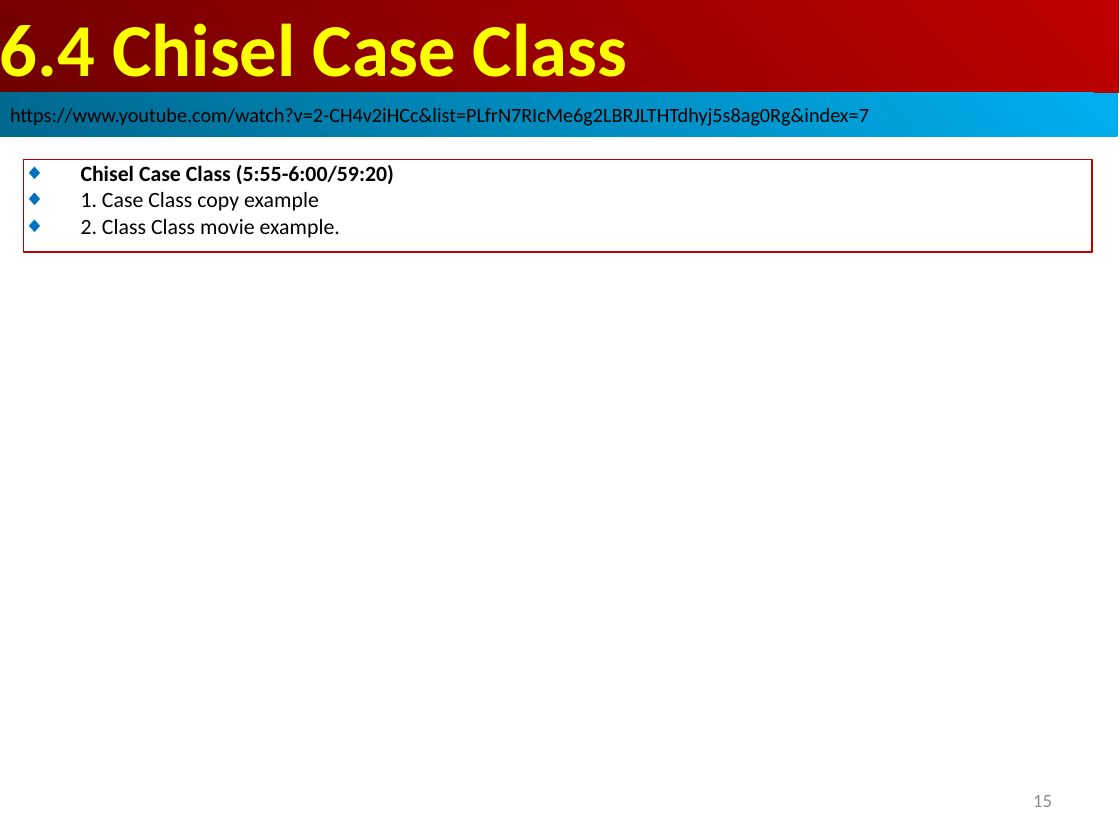
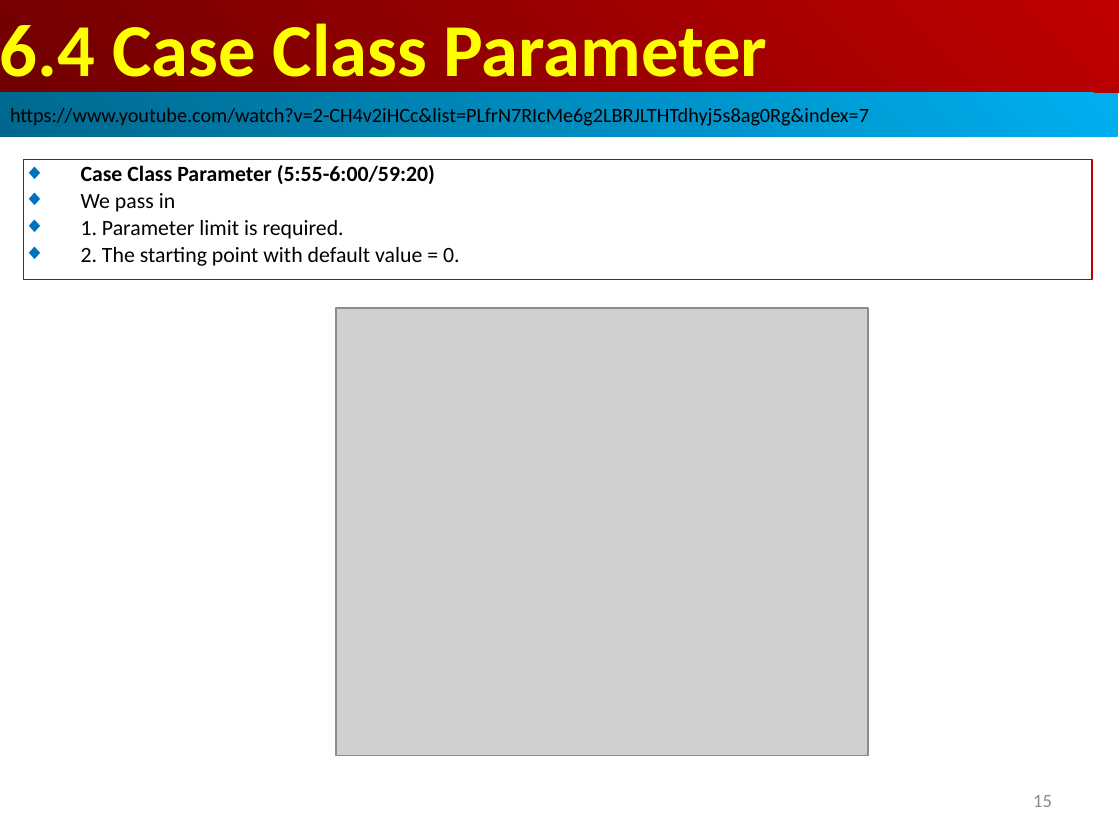
Before and after one commit to peterhchen/AIU_CS800_Chisel, a slide deck: slide 15 of 500_UCSC_HWD/007_Decoup/000_Video/007.Decoup.ppt. Drawn at 1120x840 pixels with LibreOffice and Linux fonts; fonts in the diff are those of the drawing; grey boxes stand for pictures. Boxes give left, top, right and bottom in pixels: in the first picture for what was removed or moved away, otherwise in the second. Text is boxed around its words. In the diff, an @@ line names an element or a change of style, - is before the commit and + after.

```diff
--- a/500_UCSC_HWD/007_Decoup/000_Video/007.Decoup.ppt
+++ b/500_UCSC_HWD/007_Decoup/000_Video/007.Decoup.ppt
@@ text in rectangle at bbox=[0, 23, 768, 93]: text changed @@
-6.4 Chisel Case Class
+6.4 Case Class Parameter
@@ rectangle "Case Class Parameter (5:55-6:00/59:20)": place and size @@
-rectangle "Case Class Parameter (5:55-6:00/59:20)" at bbox=[24, 159, 1092, 252]
+rectangle "Case Class Parameter (5:55-6:00/59:20)" at bbox=[24, 159, 1092, 280]
@@ text in rectangle at bbox=[81, 165, 460, 266]: text changed @@
-◆ Chisel Case Class (5:55-6:00/59:20)
-◆ 1. Case Class copy example
-◆ 2. Class Class movie example.
+◆ Case Class Parameter (5:55-6:00/59:20)
+◆ We pass in
+◆ 1. Parameter limit is required.
+◆ 2. The starting point with default value = 0.
@@ picture added at bbox=[336, 308, 868, 755] @@
```
Also in this commit, not shown: 1 other slide changed, 33 slides added.
